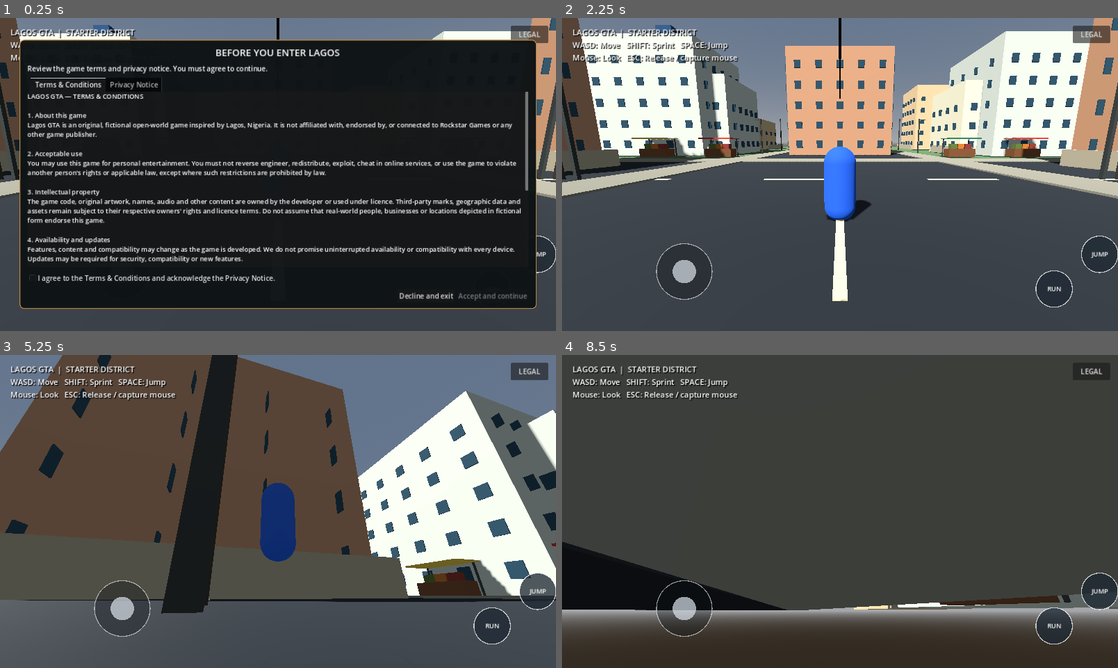
Above: before the commit, frames 1-4 (two rows, left to right).
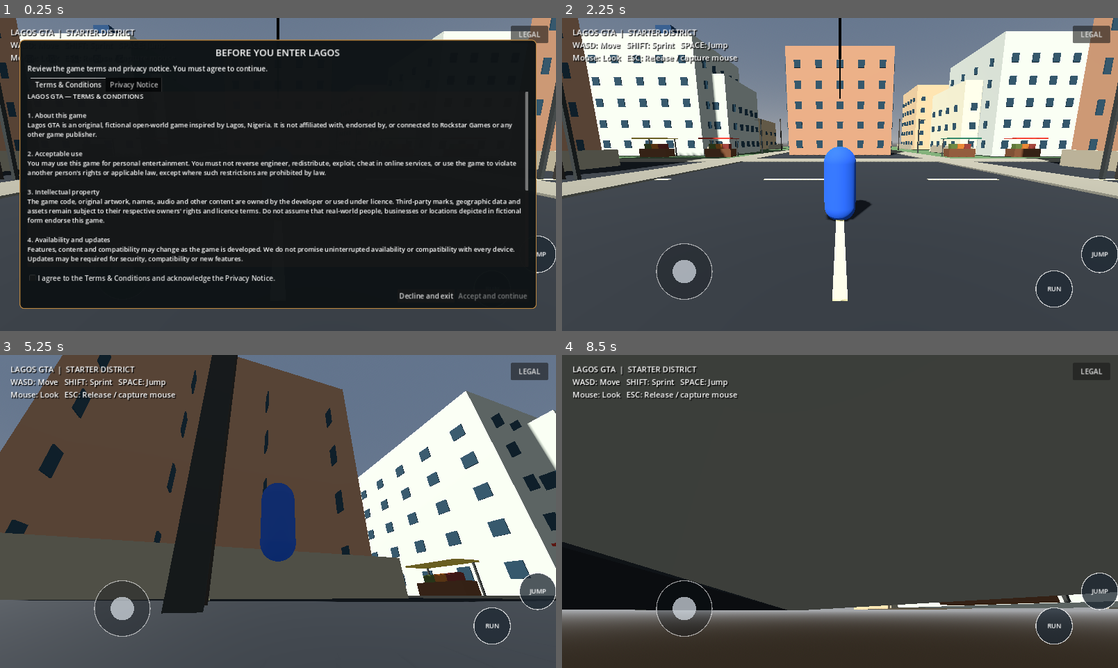
Above: after the commit, the same moments.

Repository: johnAyodele1/lagos-gta
Game: Godot game, scene res://scenes/main.tscn
Same seed, same stepped clock (60 frames per second), same inputs: the game is played once before the commit and once after it.
Inputs (mouse positions are in pixels of both pictures, inside the frame that each line leads up to):
- Up to frame 1 (0.25 s): no input
- Up to frame 2 (2.25 s): click "LEGAL" at 0.5 s; click "I agree to the Terms & Condit…" at 1.25 s; click "Accept and continue" at 2 s
- Up to frame 3 (5.25 s): tap Enter at 2.75 s; move the mouse to (305, 511) at 2.77 s; hold Shift 2.78-3.53 s; hold W from 2.78 s (still down); tap Space at 3.02, 3.77, 5 s; move the mouse to (250, 511) at 3.52 s; tap Shift at 3.6, 5.1 s; move the mouse to (289, 505) at 4.27 s; hold Shift 4.28-5.03 s; move the mouse to (272, 517) at 5.02 s
- Up to frame 4 (8.5 s): tap Space at 5.27, 6.02, 6.77, 8.27 s; move the mouse to (878, 514) at 5.77 s; hold Shift 5.78-6.53 s; move the mouse to (795, 508) at 6.52 s; tap Shift at 6.6, 8.1 s; move the mouse to (845, 511) at 7.27 s; hold Shift 7.28-8.03 s; tap Enter at 8 s; move the mouse to (817, 505) at 8.02 s; release W at 8.03 s; hold D from 8.03 s (still down)

The runs differ from the first frame. In frame 2, 0.3% of the frame differs, in the area x 15-86%, y 38-45%; in frame 3, 0.6%, in the area x 76-93%, y 65-77%; in frame 4, 0.3%.

Commit message:
perf: batch repeated market stall geometry

Diff:
--- a/scripts/world_generator.gd
+++ b/scripts/world_generator.gd
@@ -242,18 +242,36 @@
 		Vector3(15.0, 0.0, -16.0),
 		Vector3(23.0, 0.0, -16.0)
 	]
+	var counters: Array[Transform3D] = []
+	var supports: Array[Transform3D] = []
+	var red_canopies: Array[Transform3D] = []
+	var yellow_canopies: Array[Transform3D] = []
+	var green_canopies: Array[Transform3D] = []
+	var green_crates: Array[Transform3D] = []
+	var orange_crates: Array[Transform3D] = []
+	var red_crates: Array[Transform3D] = []
 	for index in range(stall_positions.size()):
 		var origin: Vector3 = stall_positions[index]
-		var canopy_color: Color = MARKET_CANOPY_COLORS[index % MARKET_CANOPY_COLORS.size()]
-		# Stall counter and a lightweight coloured canopy are separate visual pieces.
-		_add_box(self, Vector3(3.2, 1.0, 1.4), origin + Vector3(0.0, 0.5, 0.0), Color(0.42, 0.25, 0.14))
-		_add_box(self, Vector3(3.8, 0.12, 2.2), origin + Vector3(0.0, 2.25, 0.0), canopy_color)
+		counters.append(Transform3D(Basis(), origin + Vector3(0.0, 0.5, 0.0)))
 		for side in [-1.0, 1.0]:
-			_add_box(self, Vector3(0.10, 2.2, 0.10), origin + Vector3(side * 1.65, 1.1, -0.9), Color(0.22, 0.22, 0.20))
-		# Produce crates make the stalls read as market spaces, not generic cubes.
-		_add_box(self, Vector3(0.75, 0.55, 0.65), origin + Vector3(-0.85, 1.28, 0.0), Color(0.32, 0.38, 0.16))
-		_add_box(self, Vector3(0.75, 0.55, 0.65), origin + Vector3(0.0, 1.28, 0.0), Color(0.68, 0.38, 0.12))
-		_add_box(self, Vector3(0.75, 0.55, 0.65), origin + Vector3(0.85, 1.28, 0.0), Color(0.48, 0.18, 0.14))
+			supports.append(Transform3D(Basis(), origin + Vector3(side * 1.65, 1.1, -0.9)))
+		var canopy_transform := Transform3D(Basis(), origin + Vector3(0.0, 2.25, 0.0))
+		match index % 3:
+			0: red_canopies.append(canopy_transform)
+			1: yellow_canopies.append(canopy_transform)
+			2: green_canopies.append(canopy_transform)
+		green_crates.append(Transform3D(Basis(), origin + Vector3(-0.85, 1.28, 0.0)))
+		orange_crates.append(Transform3D(Basis(), origin + Vector3(0.0, 1.28, 0.0)))
+		red_crates.append(Transform3D(Basis(), origin + Vector3(0.85, 1.28, 0.0)))
+	# Batch repeated stall parts to keep draw calls down on entry-level phones.
+	_add_box_batch(self, Vector3(3.2, 1.0, 1.4), counters, Color(0.42, 0.25, 0.14))
+	_add_box_batch(self, Vector3(0.10, 2.2, 0.10), supports, Color(0.22, 0.22, 0.20))
+	_add_box_batch(self, Vector3(3.8, 0.12, 2.2), red_canopies, MARKET_CANOPY_COLORS[0])
+	_add_box_batch(self, Vector3(3.8, 0.12, 2.2), yellow_canopies, MARKET_CANOPY_COLORS[1])
+	_add_box_batch(self, Vector3(3.8, 0.12, 2.2), green_canopies, MARKET_CANOPY_COLORS[2])
+	_add_box_batch(self, Vector3(0.75, 0.55, 0.65), green_crates, Color(0.32, 0.38, 0.16))
+	_add_box_batch(self, Vector3(0.75, 0.55, 0.65), orange_crates, Color(0.68, 0.38, 0.12))
+	_add_box_batch(self, Vector3(0.75, 0.55, 0.65), red_crates, Color(0.48, 0.18, 0.14))
 
 func _add_compound_details() -> void:
 	# Low compound walls, rooftop water tanks and utility poles are common visual cues
